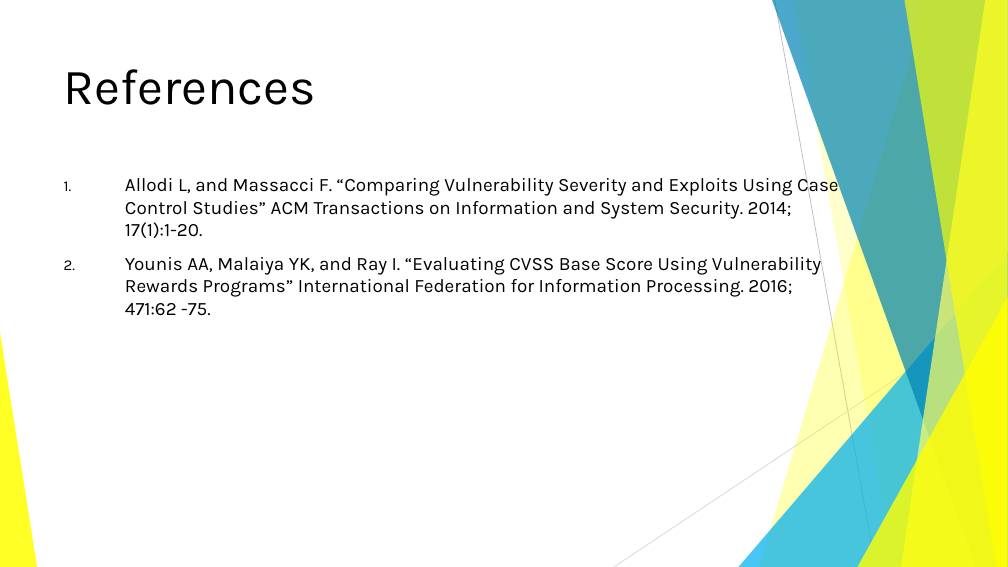
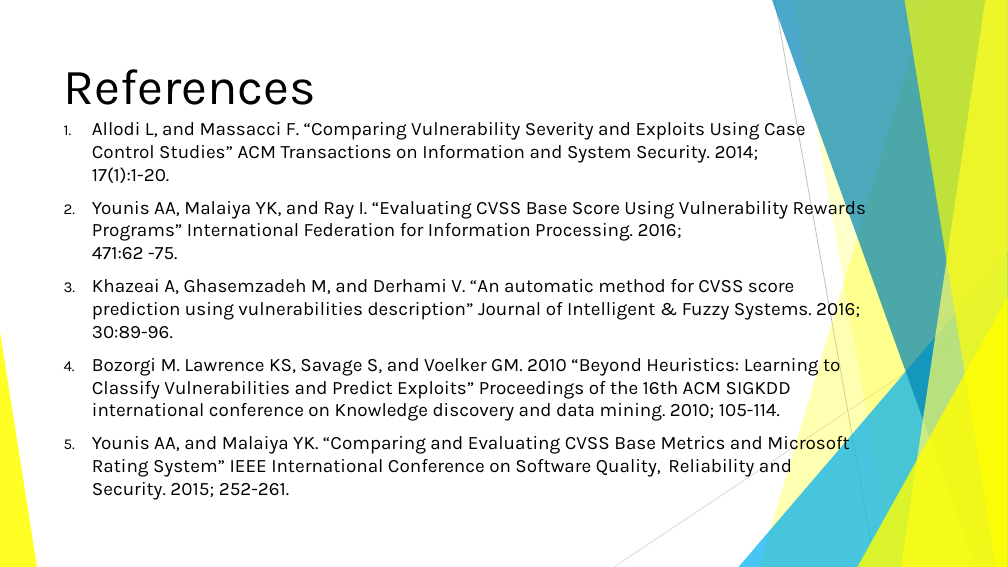
Before and after one commit to BenChurch/Winter2017, a slide deck: slide 34 of CISC848/ProposalPresentation/CvssOptimizationProposal.pptx (slide 24 before the commit). Drawn at 1008x567 pixels with LibreOffice and Linux fonts; fonts in the diff are those of the drawing. Boxes give left, top, right and bottom in pixels: in the first picture for what was removed or moved away, otherwise in the second. Text is boxed around its words. In the diff, an @@ line names an element or a change of style, - is before the commit and + after.

```diff
--- a/CISC848/ProposalPresentation/CvssOptimizationProposal.pptx
+++ b/CISC848/ProposalPresentation/CvssOptimizationProposal.pptx
@@ text at (x1=92, y1=118, x2=866, y2=260): indent changed @@
@@ text at (x1=92, y1=279, x2=860, y2=478): paragraphs added @@
+3. Khazeai A, Ghasemzadeh M, and Derhami V. “An automatic method for CVSS score prediction using vulnerabilities description” Journal of Intelligent & Fuzzy Systems. 2016; 30:89-96.
+4. Bozorgi M. Lawrence KS, Savage S, and Voelker GM. 2010 “Beyond Heuristics: Learning to Classify Vulnerabilities and Predict Exploits” Proceedings of the 16th ACM SIGKDD international conference on Knowledge discovery and data mining. 2010; 105-114.
+5. Younis AA, and Malaiya YK. “Comparing and Evaluating CVSS Base Metrics and Microsoft Rating System” IEEE International Conference on Software Quality, Reliability and Security. 2015; 252-261.
```
Also in this commit, not shown: 7 other slides changed, 10 slides added, 1 other file.
